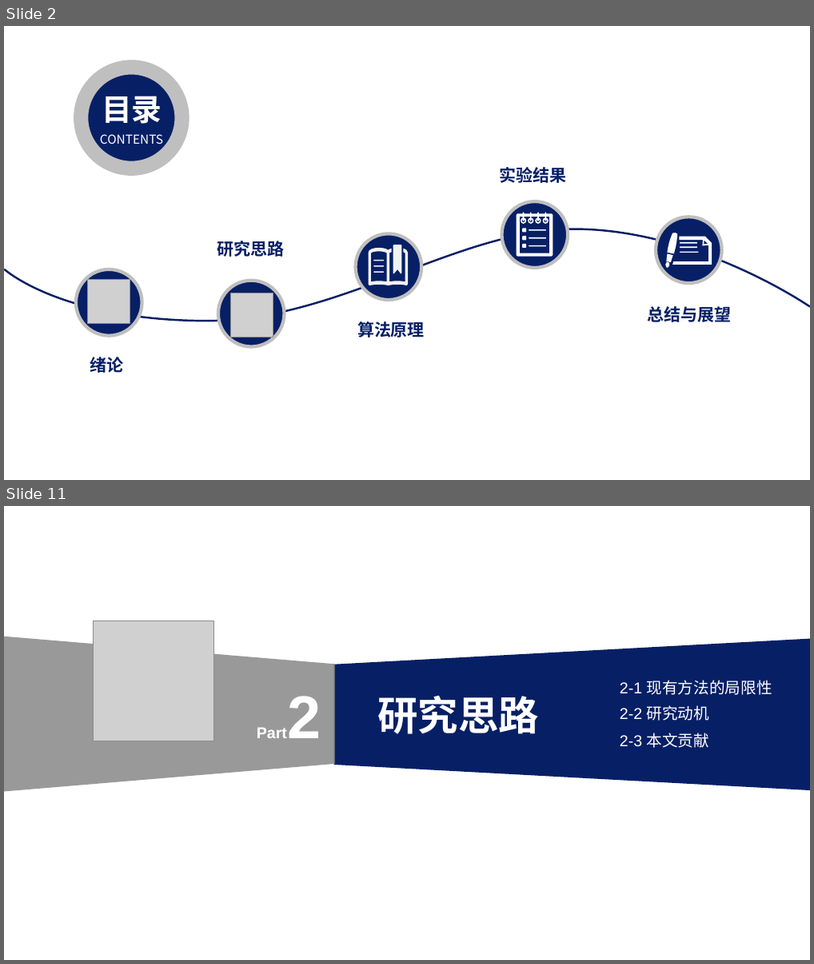
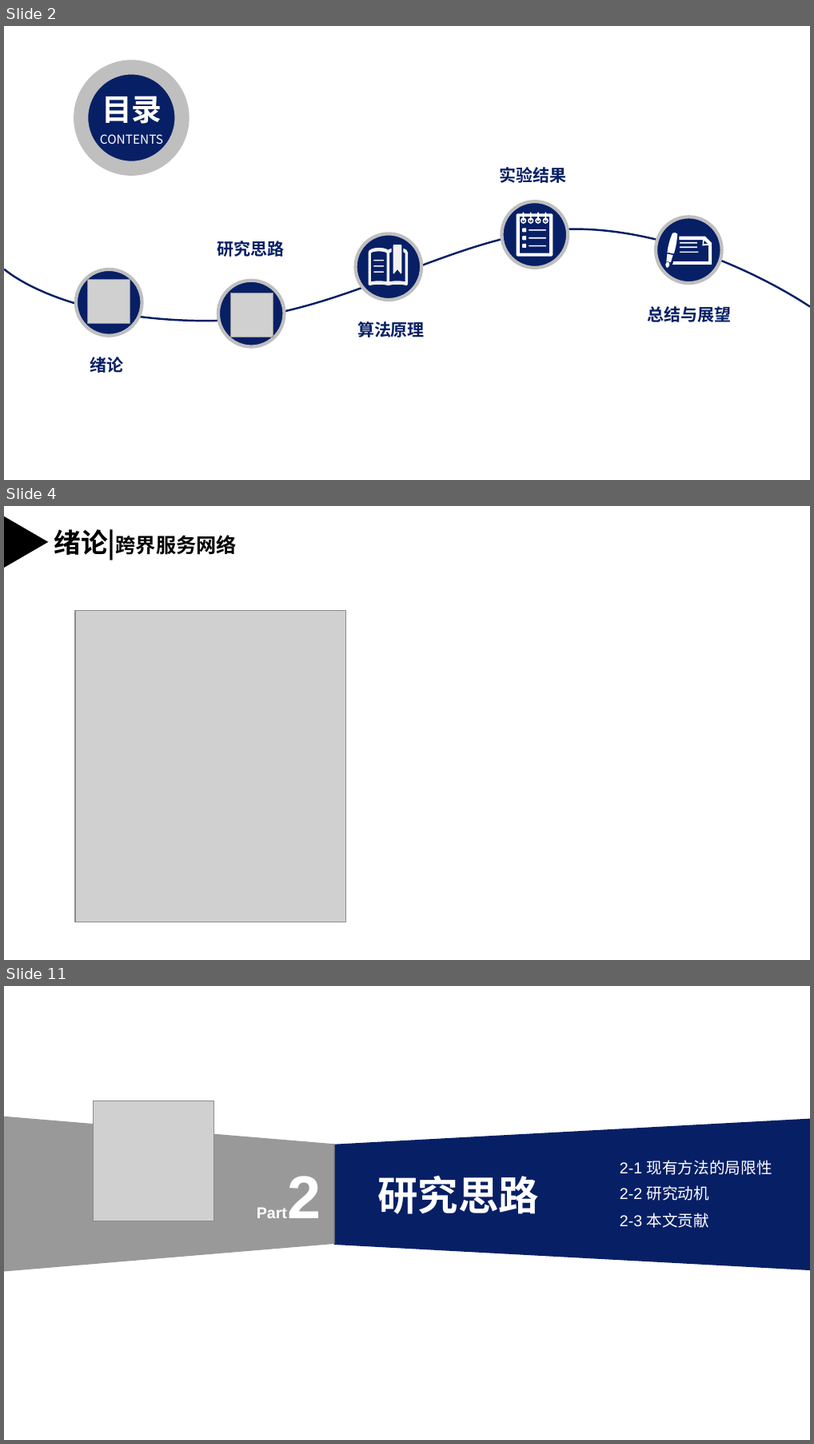
Before and after one commit to weixiao2333/zjuthesis-mphil, a slide deck: 硕士毕业论文答辩PPT.pptx. Shown one above the other, each under a label of ours: slides 2 and 11 before the commit, slides 2, 4 and 11 after it; the slides between them are not shown. The pictures are 814x964 and 814x1444 pixels, drawn with LibreOffice and Linux fonts; fonts in the diff are those of the drawing; grey boxes stand for pictures. Boxes give left, top, right and bottom in pixels: in the first picture for what was removed or moved away, otherwise in the second. Text is boxed around its words. In the diff, an @@ line names an element or a change of style, - is before the commit and + after.

```diff
--- a/硕士毕业论文答辩PPT.pptx
+++ b/硕士毕业论文答辩PPT.pptx
@@ slide 4 added at [4, 506, 810, 960], background #FFFFFF @@
@@ triangle added at [5, 516, 49, 568], fill #000000 @@
@@ text added at [54, 529, 237, 560], 18 pt, text #000000, bold @@
+绪论|跨界服务网络
@@ picture added at [75, 610, 346, 921] @@
```
Also in this commit, not shown: 11 slides changed, 3 other slides added, 4 slides removed.
